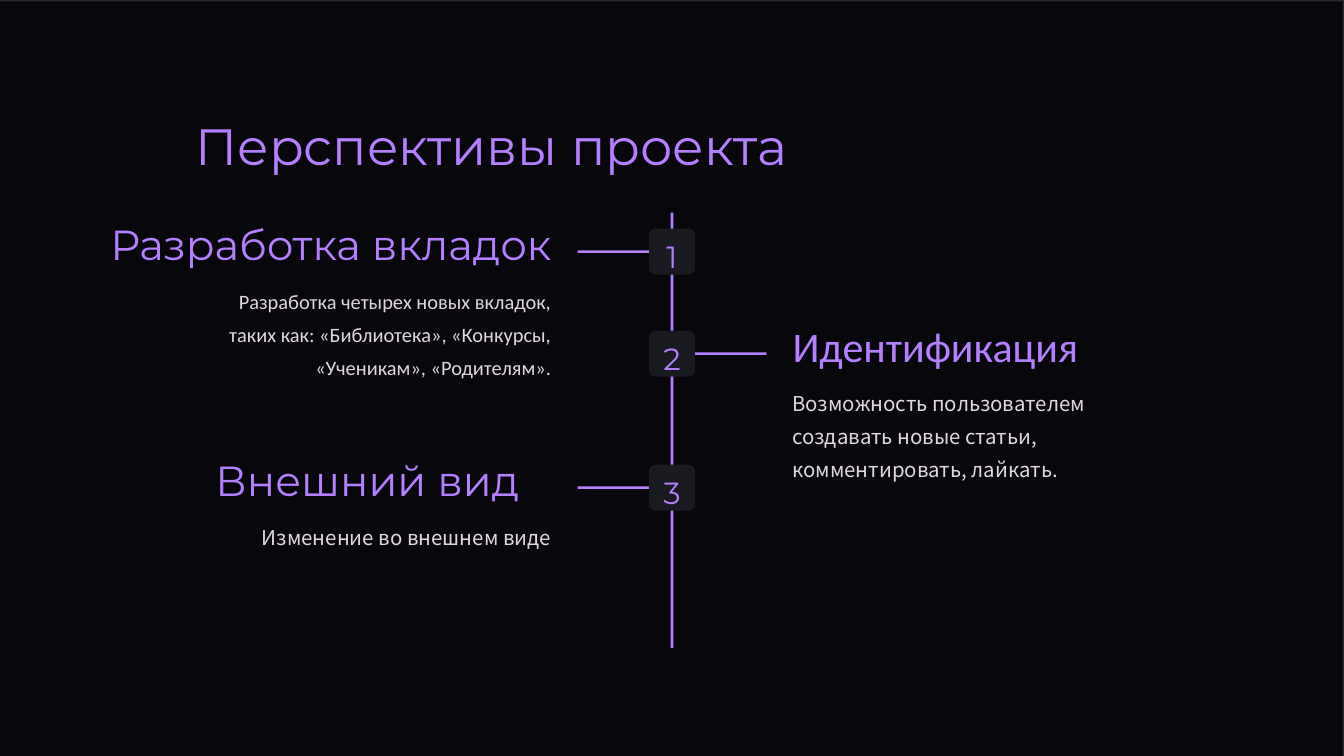
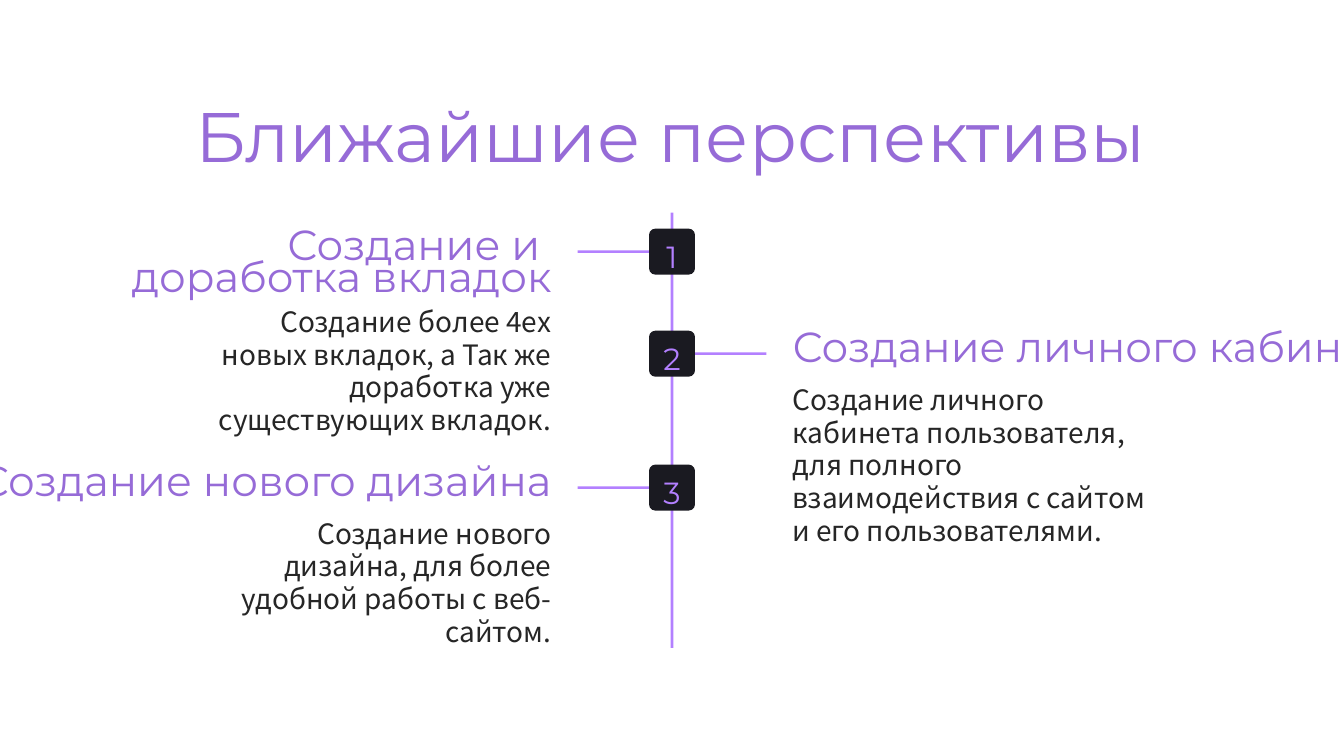
Before and after one commit to sadannieee/ppk, a slide deck: slide 8 of Презентация.pptx (slide 7 before the commit). Drawn at 1344x756 pixels with LibreOffice and Linux fonts; fonts in the diff are those of the drawing; background and template pictures are left out; a plain dark background stands for a picture behind light text. Boxes give left, top, right and bottom in pixels: in the first picture for what was removed or moved away, otherwise in the second. Text is boxed around its words. In the diff, an @@ line names an element or a change of style, - is before the commit and + after.

```diff
--- a/Презентация.pptx
+++ b/Презентация.pptx
@@ rectangle removed at (x1=0, y1=2, x2=1342, y2=756) @@
@@ text at (x1=195, y1=111, x2=1146, y2=176): text changed; size 43.7 to 60 pt; text colour #B380FF to #966BD7 @@
-Перспективы проекта
+Ближайшие перспективы
@@ text at (x1=287, y1=230, x2=551, y2=436): text changed; text colour #B380FF to #966BD7 @@
-Разработка вкладок
+Создание и
+доработка вкладок
@@ text at (x1=219, y1=309, x2=551, y2=437): text changed; size 17.5 to 24 pt; font Calibri to Noto Sans CJK TC; text colour #E0D6DE to #262626 @@
-Разработка четырех новых вкладок, таких как: «Библиотека», «Конкурсы, «Ученикам», «Родителям».
+Создание более 4ех новых вкладок, а Так же доработка уже существующих вкладок.
@@ text at (x1=793, y1=332, x2=1198, y2=542): text changed; size 17.5 to 24 pt; text colour #E0D6DE to #262626 @@
-Возможность пользователем создавать новые статьи, комментировать, лайкать.
+Создание личного кабинета пользователя, для полного взаимодействия с сайтом и его пользователями.
@@ text at (x1=793, y1=389, x2=1044, y2=444): text changed; font Calibri to Montserrat; text colour #B380FF to #966BD7 @@
-Идентификация
+Создание личного кабинета
@@ text at (x1=203, y1=465, x2=552, y2=643): text changed; size 17.5 to 24 pt; text colour #E0D6DE to #262626 @@
-Изменение во внешнем виде
+Создание нового дизайна, для более удобной работы с веб-сайтом.
@@ text at (x1=284, y1=523, x2=552, y2=582): text changed; text colour #B380FF to #966BD7 @@
-Внешний вид
+Создание нового дизайна
```
Also in this commit, not shown: 6 other slides changed, 1 slide added.
